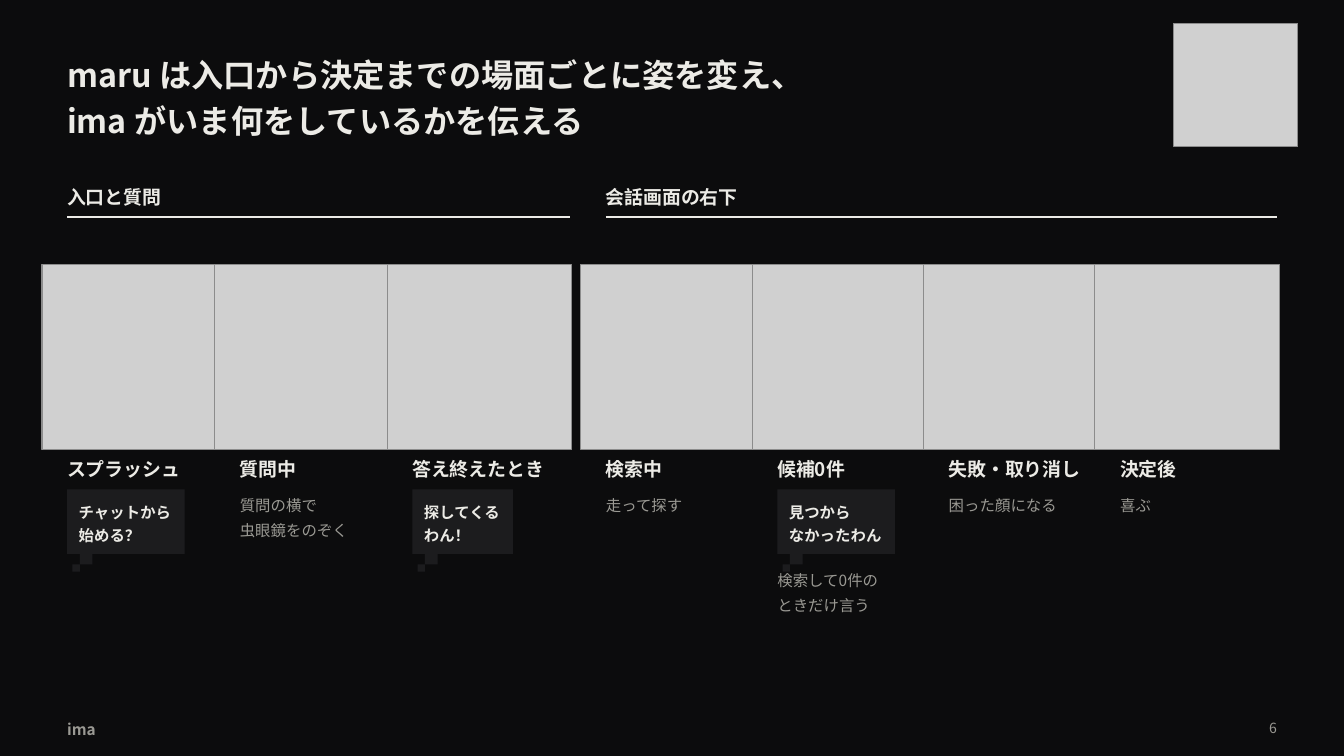
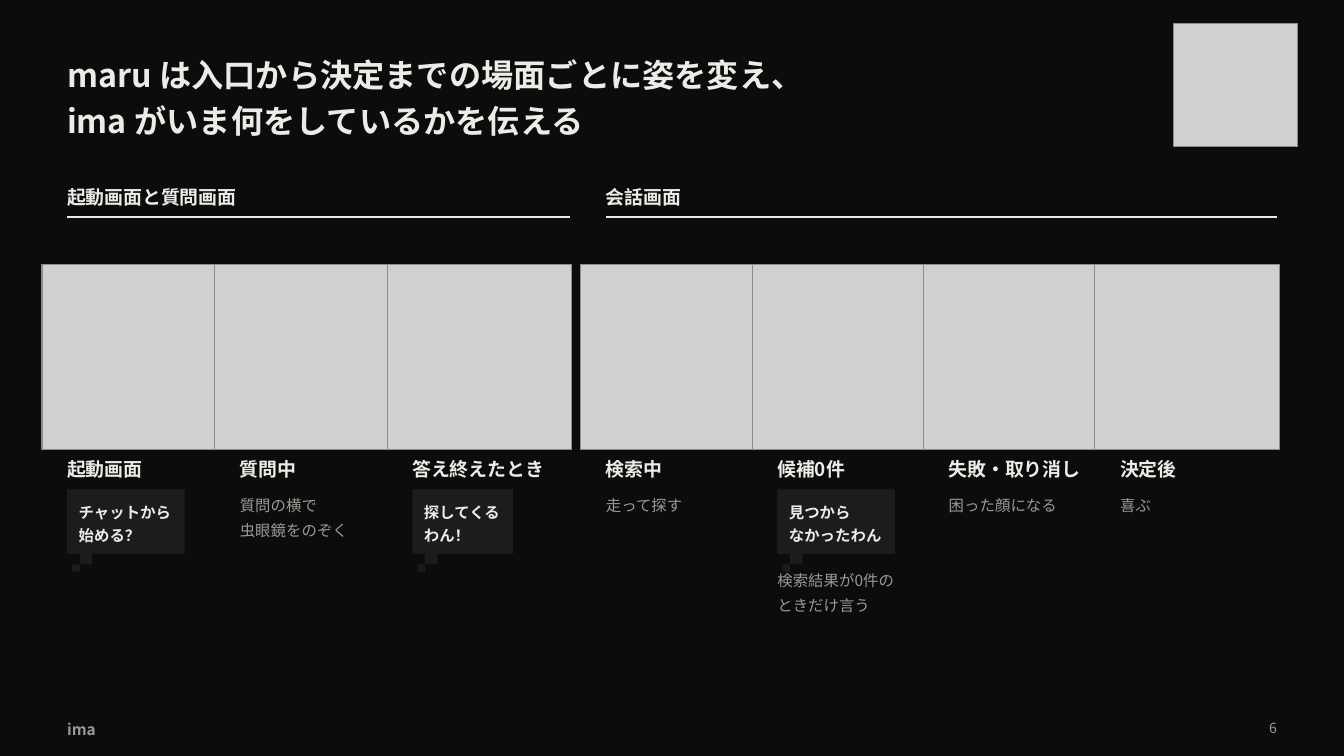
Before and after one commit to takapom/ima-app, a slide deck: slide 7 of docs/pitch/ima-pitch.pptx. Drawn at 1344x756 pixels with LibreOffice and Linux fonts; fonts in the diff are those of the drawing; grey boxes stand for pictures. Boxes give left, top, right and bottom in pixels: in the first picture for what was removed or moved away, otherwise in the second. Text is boxed around its words. In the diff, an @@ line names an element or a change of style, - is before the commit and + after.

```diff
--- a/docs/pitch/ima-pitch.pptx
+++ b/docs/pitch/ima-pitch.pptx
@@ text at bbox=[67, 188, 236, 206]: text changed @@
-入口と質問
+起動画面と質問画面
@@ text at bbox=[606, 188, 681, 206]: text changed @@
-会話画面の右下
+会話画面
@@ text at bbox=[67, 460, 142, 478]: text changed @@
-スプラッシュ
+起動画面
@@ text at bbox=[777, 573, 894, 587]: text changed @@
-検索して0件の
+検索結果が0件の
```
Also in this commit, not shown: 5 other slides changed, 1 other file.
